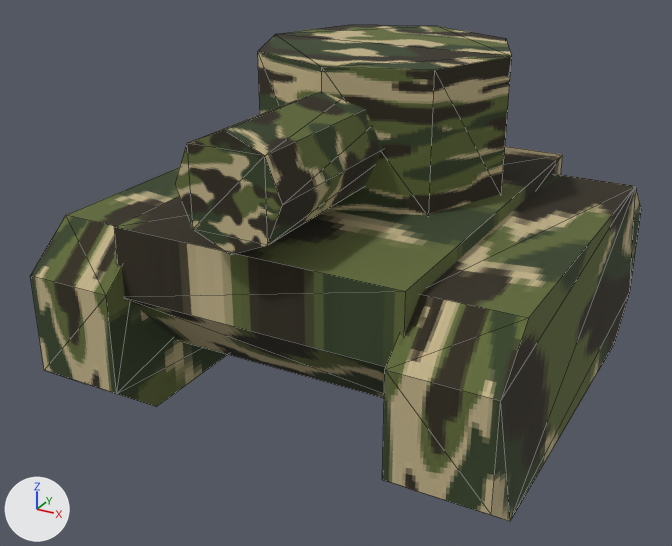
Before and after pictures for a commit that changed the glTF model assets/models/tank.glb.
One viewpoint serves both versions: a camera (50 mm lens) standing at (0.878, -1.72, 0.873) and looking at (-0.029, -0.07, 0.049). Arrows for +X, +Y and +Z are at lower left; the lights stay in place. Mesh edges are drawn as thin lines. Where no turn or scale is listed for an object, it has been applied to the vertices.
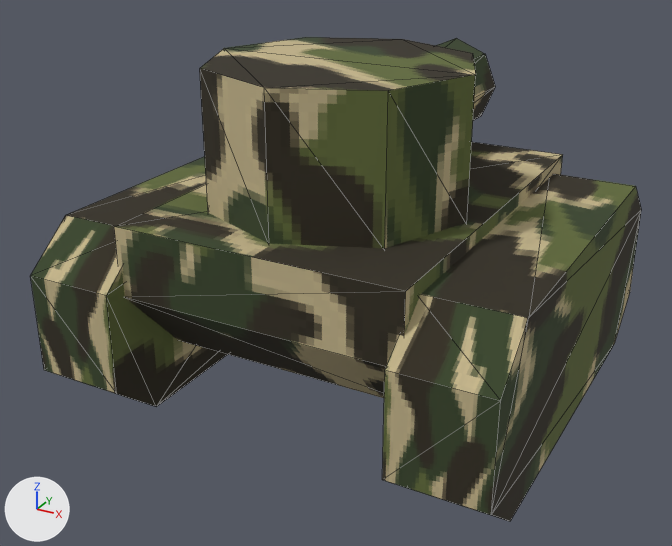
The newer file is also turned or shifted as a whole; pictures and numbers use the older file's frame.

Location of each change, [x1, y1, x2, y2] in pixels of the pictures (672 x 546 px):
'body', added: after [114, 37, 563, 398]
'Cube.002', turned: before [31, 167, 641, 521]; after [31, 156, 641, 521]
'Cube', deleted: before [114, 147, 563, 398]
'Cylinder.001', deleted: before [258, 25, 512, 215]
'Cylinder', deleted: before [175, 91, 383, 254]

What the commit changed:
Mesh me_body is new.
It has 44 vertices, 76 faces and spans x -0.309..0.309, y -0.449..0.502, z -0.083..0.521.
It uses material mat_material (picture img_camo_green).
Object 'Cube.002' (ob_cube_002) turns from (0, 0, 0) to (0, 0, 180) degrees about x, y and z.
Object 'Cylinder' (ob_cylinder) is deleted.
Object 'Cube' (ob_cube) is deleted.
Object 'Cylinder.001' (ob_cylinder_001) is deleted.
Object 'body' (ob_body) is new; it shows me_body.
Its location is (0.0, 0.0, 0.0).
